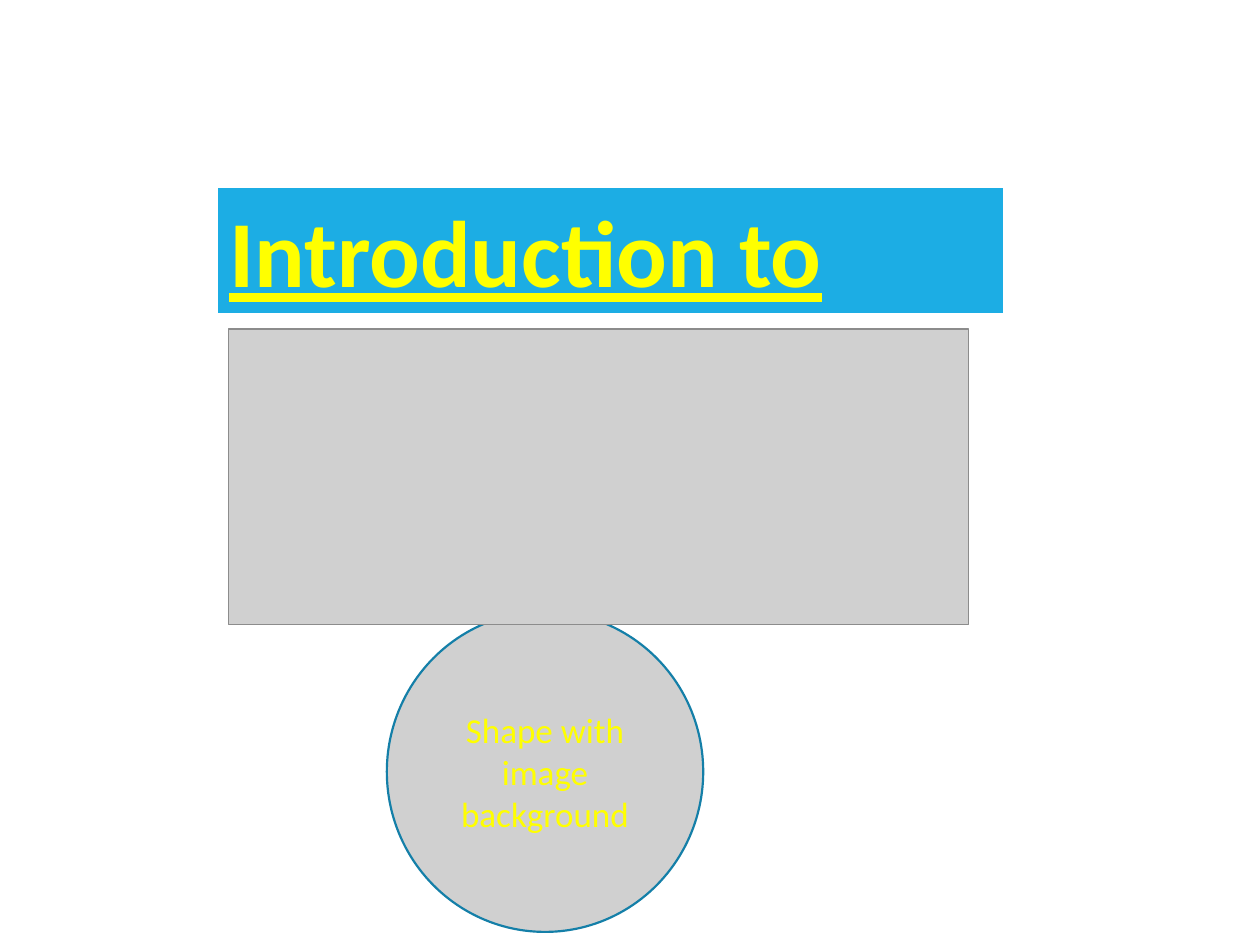
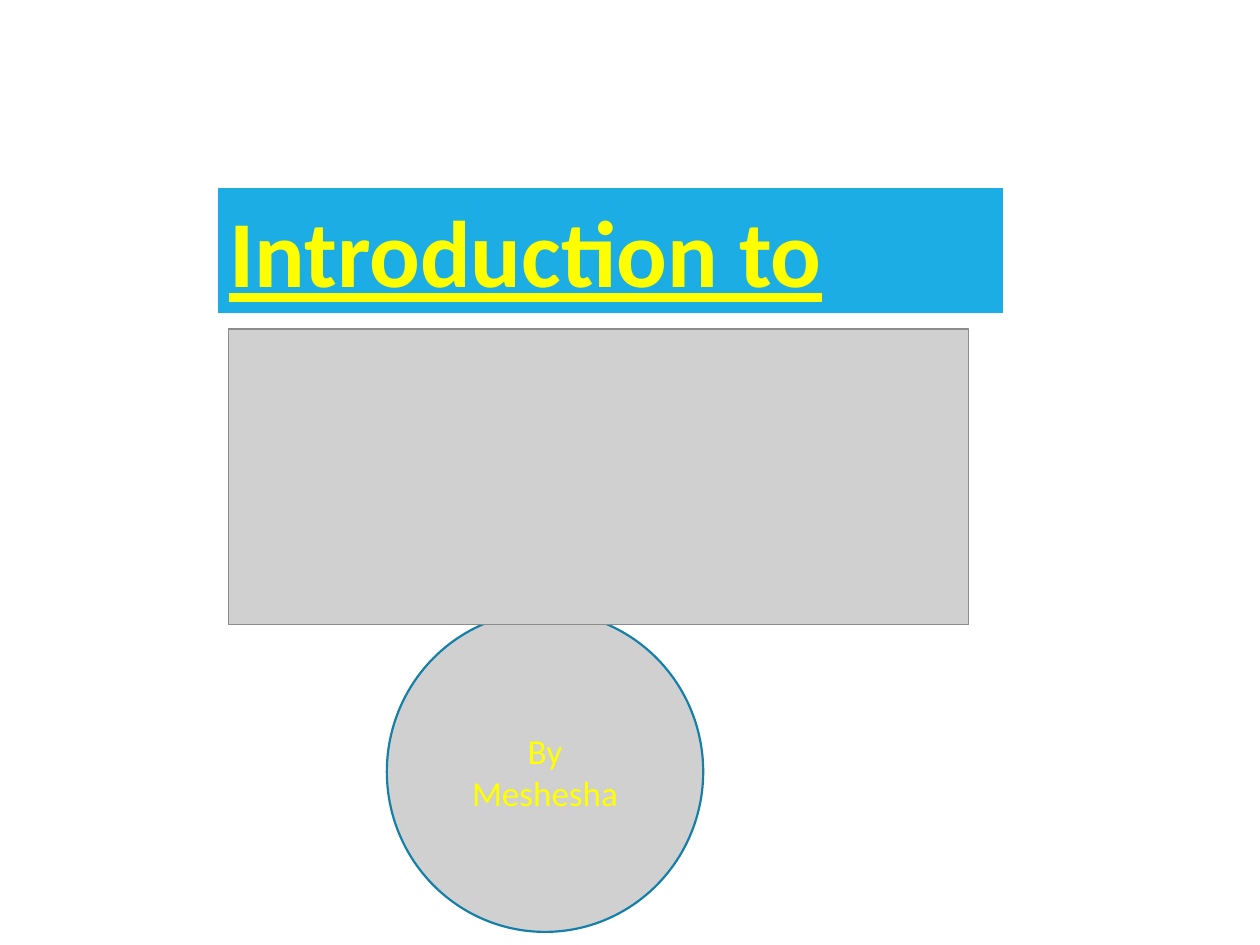
Before and after one commit to meshesha/meshesha.github.io, a slide deck: slide 1 of pptxjs/Sample_12.pptx. Drawn at 1260x945 pixels with LibreOffice and Linux fonts; fonts in the diff are those of the drawing; grey boxes stand for pictures; background and template pictures are left out. Boxes give left, top, right and bottom in pixels: in the first picture for what was removed or moved away, otherwise in the second. Text is boxed around its words. In the diff, an @@ line names an element or a change of style, - is before the commit and + after.

```diff
--- a/pptxjs/Sample_12.pptx
+++ b/pptxjs/Sample_12.pptx
@@ text in picture at box(472, 741, 618, 807): text changed @@
-Shape with image background
+By
+Meshesha
```
Also in this commit, not shown: 3 other slides changed, 3 slides removed.
